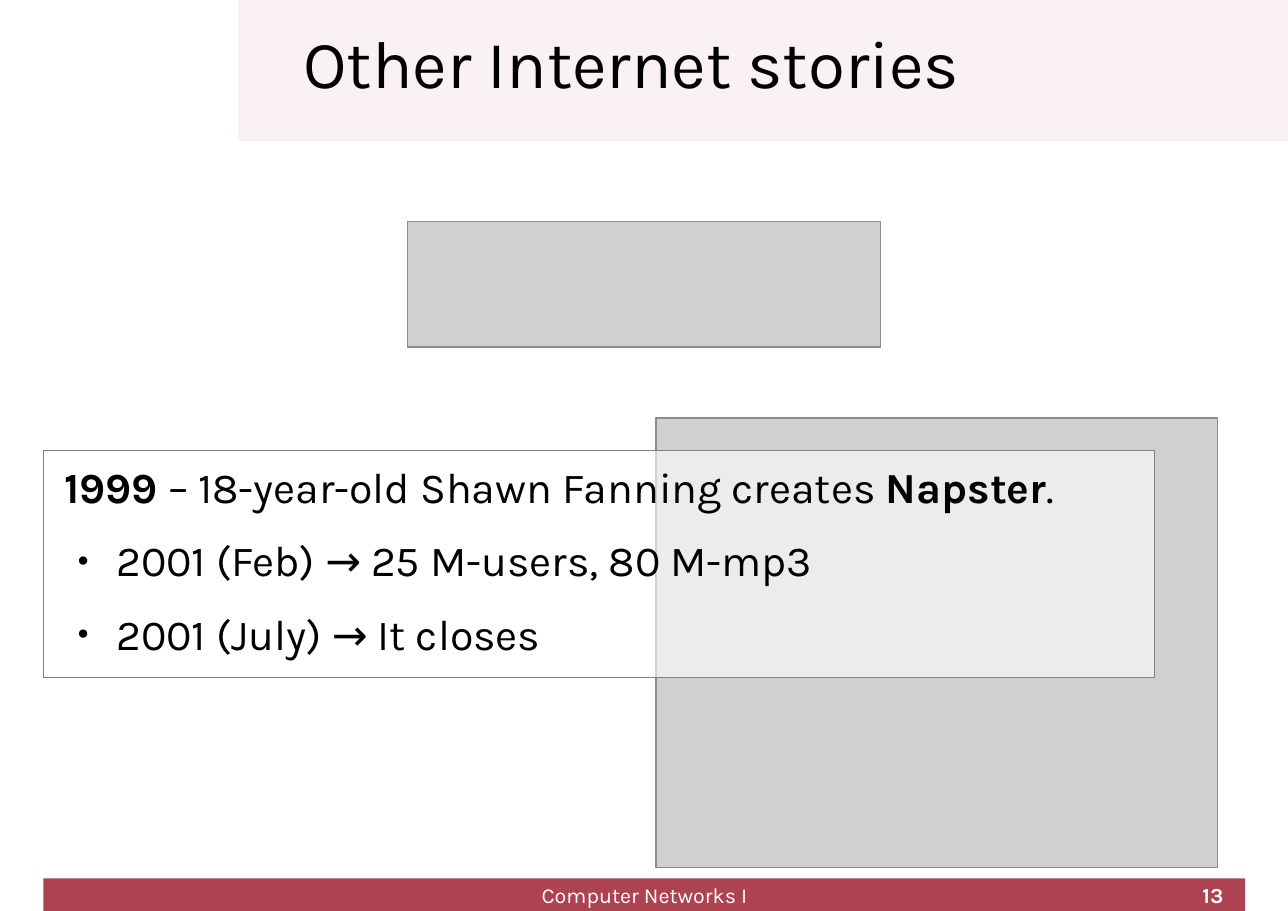
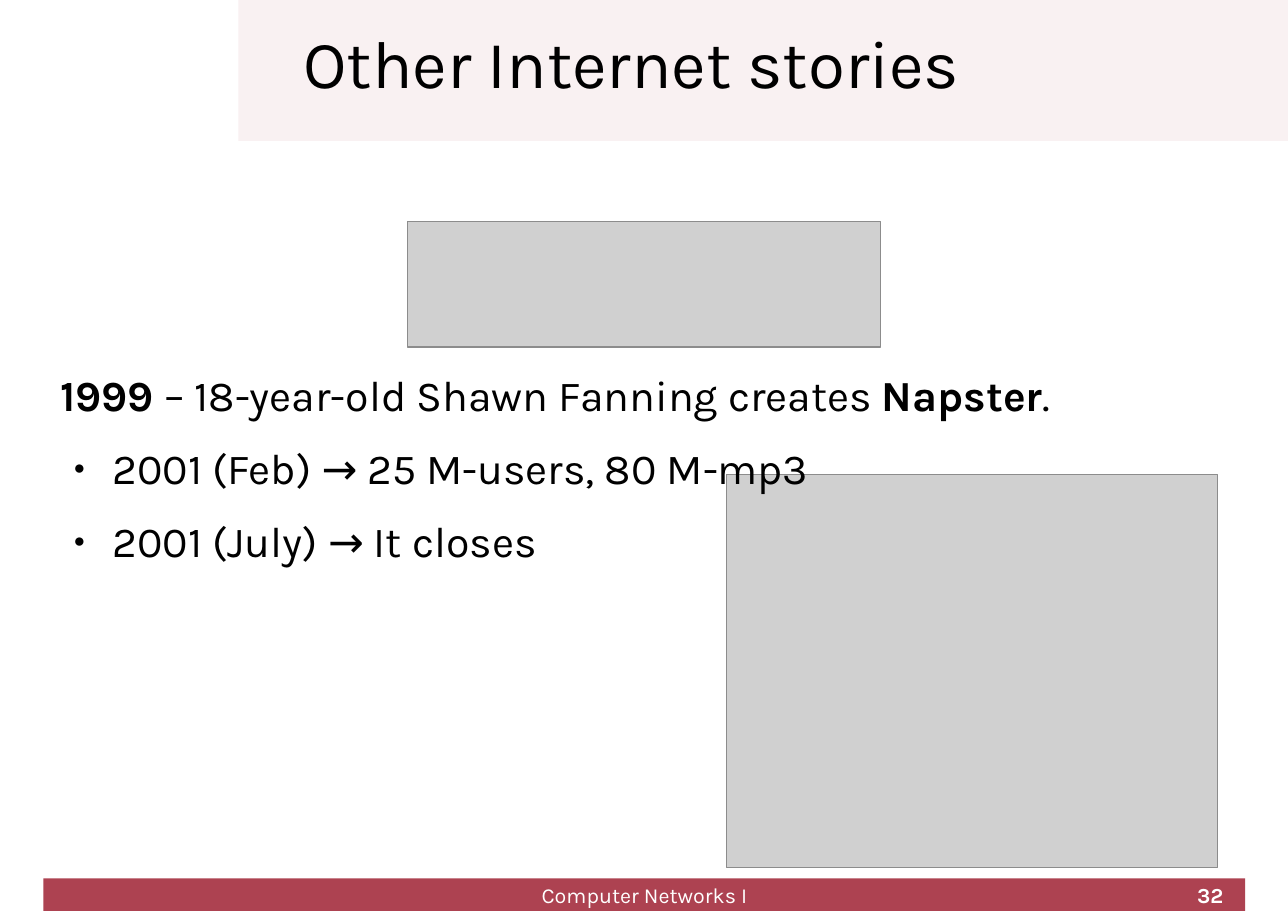
Before and after one commit to cletomartin/redes1, a slide deck: slide 32 of slides/introduction.odp (slide 13 before the commit). Drawn at 1288x911 pixels with LibreOffice and Linux fonts; fonts in the diff are those of the drawing; grey boxes stand for pictures; background and template pictures are left out. Boxes give left, top, right and bottom in pixels: in the first picture for what was removed or moved away, otherwise in the second. Text is boxed around its words. In the diff, an @@ line names an element or a change of style, - is before the commit and + after.

```diff
--- a/slides/introduction.odp
+++ b/slides/introduction.odp
@@ text "1999 – 18-year-old Shawn Fanning ...": place and size @@
-text "1999 – 18-year-old Shawn Fanning ..." at bbox=[64, 473, 1054, 661]
+text "1999 – 18-year-old Shawn Fanning ..." at bbox=[61, 381, 1050, 568]
@@ rectangle removed at bbox=[43, 450, 1155, 678] @@
@@ picture: place and size @@
-picture at bbox=[656, 418, 1217, 867]
+picture at bbox=[726, 475, 1217, 868]
@@ page number at bbox=[1197, 889, 1223, 904]: text changed @@
-13
+32
```
Also in this commit, not shown: 7 other slides changed, 18 slides added, 3 slides removed, 1 other file.
